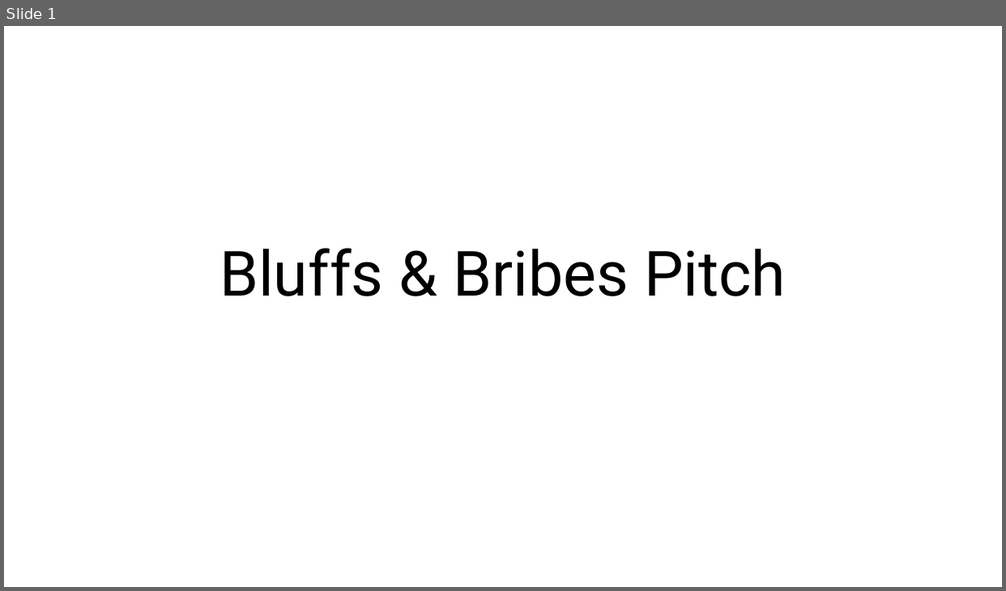
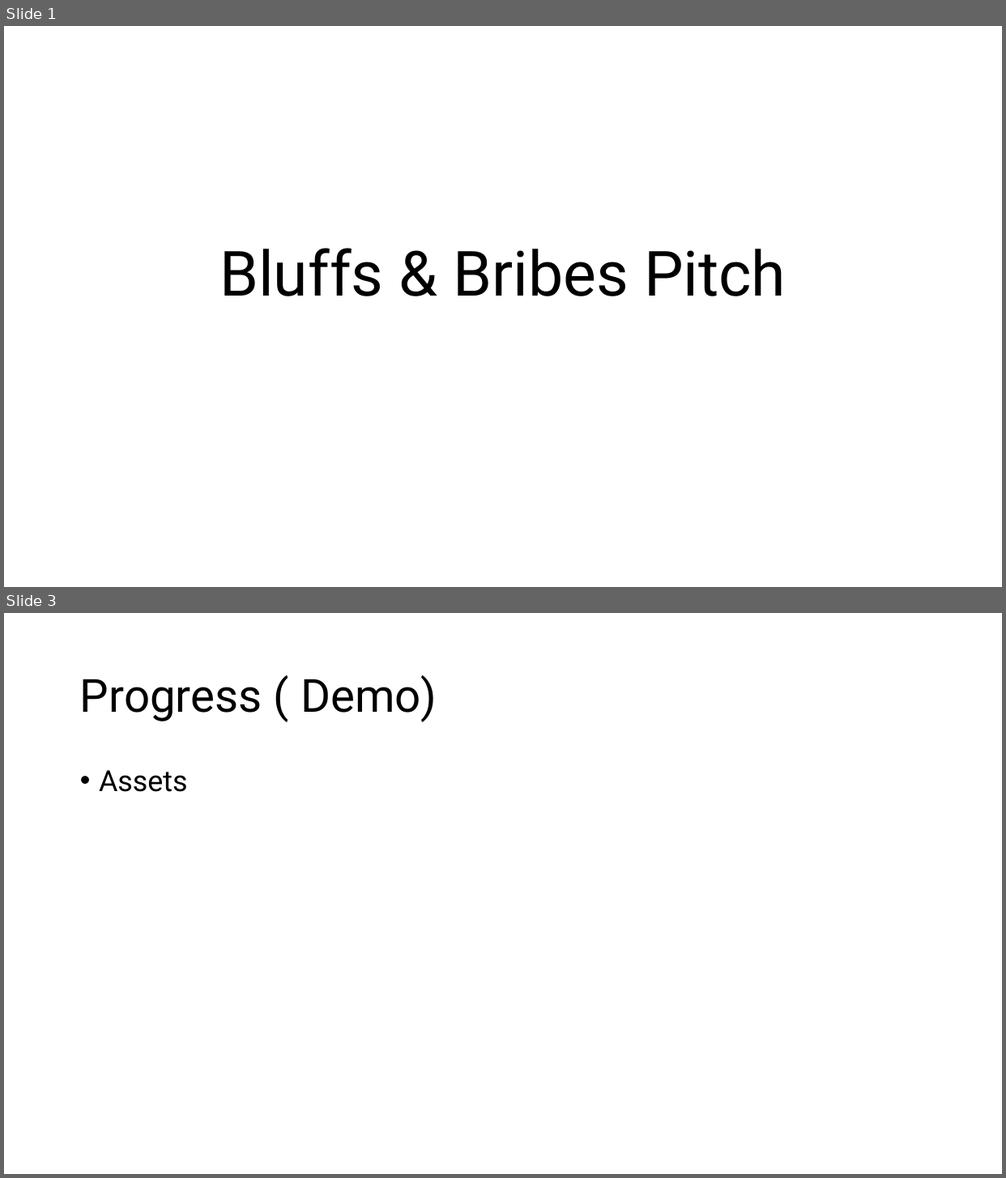
Before and after one commit to IsabelHampton/bluffs-and-bribes, a slide deck: Docs/Bluffs & Bribes Pitch.pptx. Shown one above the other, each under a label of ours: slide 1 before the commit, slides 1 and 3 after it; the slides between them are not shown. The pictures are 1006x591 and 1006x1178 pixels, drawn with LibreOffice and Linux fonts; fonts in the diff are those of the drawing. Boxes give left, top, right and bottom in pixels: in the first picture for what was removed or moved away, otherwise in the second. Text is boxed around its words. In the diff, an @@ line names an element or a change of style, - is before the commit and + after.

```diff
--- a/Docs/Bluffs & Bribes Pitch.pptx
+++ b/Docs/Bluffs & Bribes Pitch.pptx
@@ slide 3 added at (4, 613, 1002, 1174), background #FFFFFF @@
@@ title added at (80, 675, 437, 722), 44 pt, text #000000 @@
+Progress ( Demo)
@@ text added at (99, 770, 188, 792), 28 pt, text #000000 @@
+• Assets
```
Also in this commit, not shown: 3 other slides added, 6 other files.
